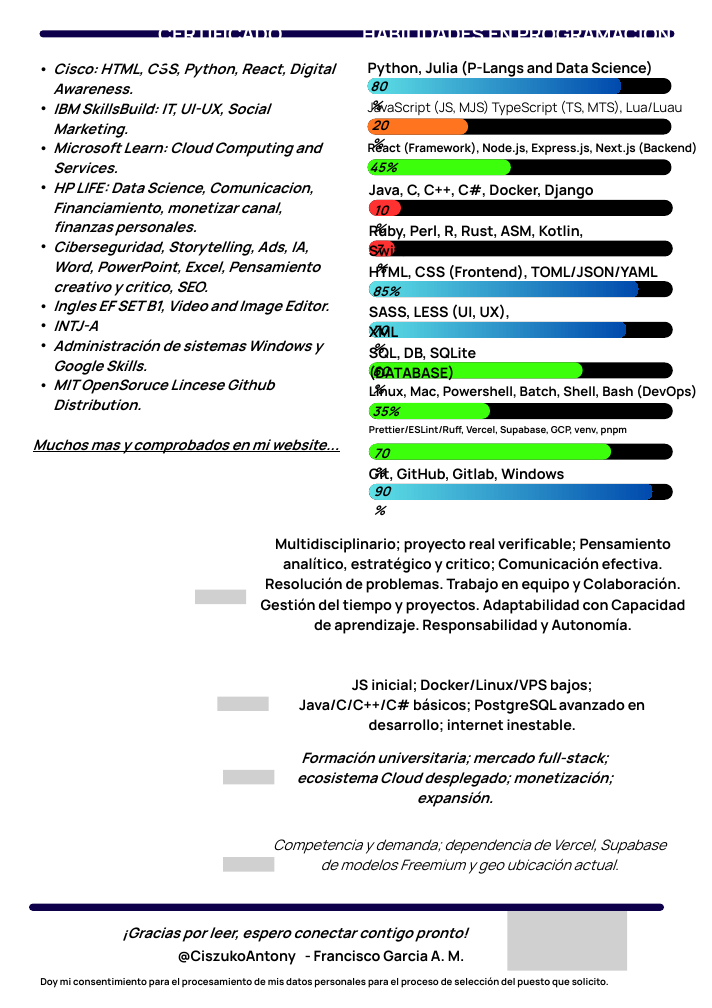
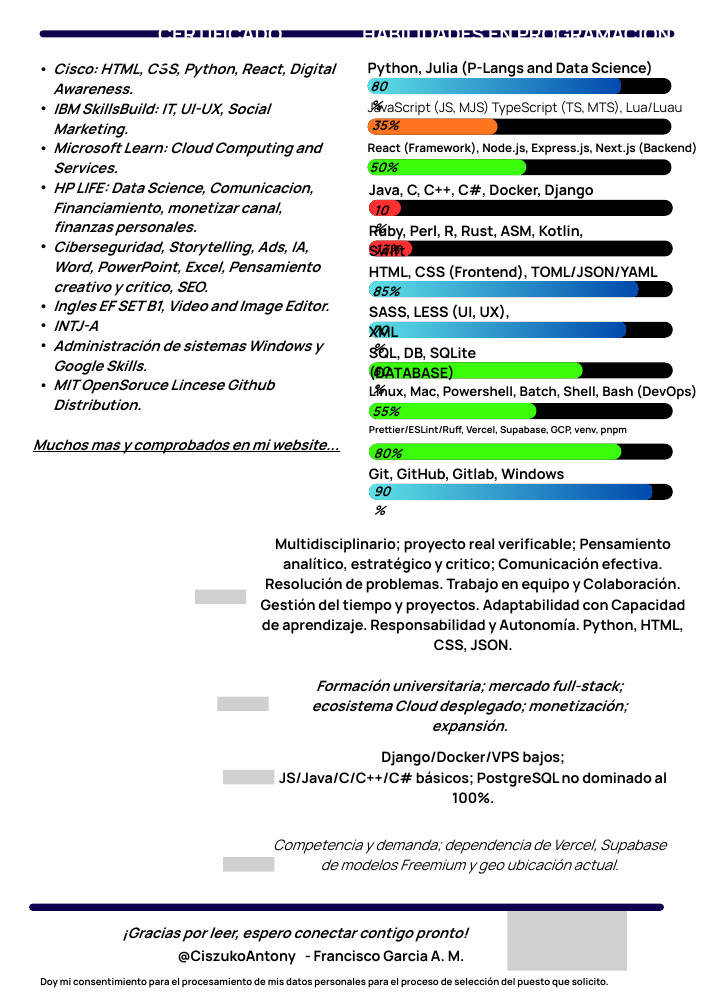
Before and after one commit to Ciszu-Network/CiszuNetwork, a slide deck: slide 2 of shared/docs/cv/CV-Curriculum-Custom-Francisco_Garcia_Menolascina_Antonio-2026-Oficial.pptx. Drawn at 712x1008 pixels with LibreOffice and Linux fonts; fonts in the diff are those of the drawing; grey boxes stand for pictures. Boxes give left, top, right and bottom in pixels: in the first picture for what was removed or moved away, otherwise in the second. Text is boxed around its words. In the diff, an @@ line names an element or a change of style, - is before the commit and + after.

```diff
--- a/shared/docs/cv/CV-Curriculum-Custom-Francisco_Garcia_Menolascina_Antonio-2026-Oficial.pptx
+++ b/shared/docs/cv/CV-Curriculum-Custom-Francisco_Garcia_Menolascina_Antonio-2026-Oficial.pptx
@@ freeform shape resized from (x1=368, y1=119, x2=469, y2=135) to (x1=368, y1=119, x2=498, y2=135) @@
@@ text "35%" moved from (x1=372, y1=403, x2=399, y2=421) to (x1=372, y1=117, x2=399, y2=135) @@
@@ text removed at (x1=372, y1=117, x2=388, y2=135) @@
-20%
@@ freeform shape resized from (x1=368, y1=159, x2=511, y2=176) to (x1=368, y1=159, x2=527, y2=176) @@
@@ text at (x1=369, y1=159, x2=397, y2=177): text changed @@
-45%
+50%
@@ freeform shape resized from (x1=369, y1=240, x2=395, y2=257) to (x1=369, y1=240, x2=412, y2=257) @@
@@ text at (x1=375, y1=241, x2=400, y2=259): text changed @@
-7%
+13%
@@ freeform shape resized from (x1=369, y1=403, x2=490, y2=420) to (x1=369, y1=403, x2=536, y2=420) @@
@@ freeform shape resized from (x1=369, y1=444, x2=611, y2=460) to (x1=369, y1=444, x2=621, y2=460) @@
@@ text at (x1=373, y1=448, x2=401, y2=463): text changed @@
-70%
+80%
@@ text at (x1=261, y1=538, x2=685, y2=652): text changed @@
-Multidisciplinario; proyecto real verificable; Pensamiento analítico, estratégico y critico; Comunicación efectiva. Resolución de problemas. Trabajo en equipo y Colaboración. Gestión del tiempo y proyectos. Adaptabilidad con Capacidad de aprendizaje. Responsabilidad y Autonomía.
+Multidisciplinario; proyecto real verificable; Pensamiento analítico, estratégico y critico; Comunicación efectiva. Resolución de problemas. Trabajo en equipo y Colaboración. Gestión del tiempo y proyectos. Adaptabilidad con Capacidad de aprendizaje. Responsabilidad y Autonomía. Python, HTML, CSS, JSON.
@@ text "Formación universitaria; mercado full-stack; ecosistema ..." moved from (x1=297, y1=751, x2=613, y2=807) to (x1=312, y1=679, x2=628, y2=735) @@
@@ text at (x1=279, y1=751, x2=667, y2=804): text changed @@
-JS inicial; Docker/Linux/VPS bajos;
-Java/C/C++/C# básicos; PostgreSQL avanzado en desarrollo; internet inestable.
+Django/Docker/VPS bajos;
+JS/Java/C/C++/C# básicos; PostgreSQL no dominado al 100%.
```
Also in this commit, not shown: 1 other slide changed, 22 other files.
